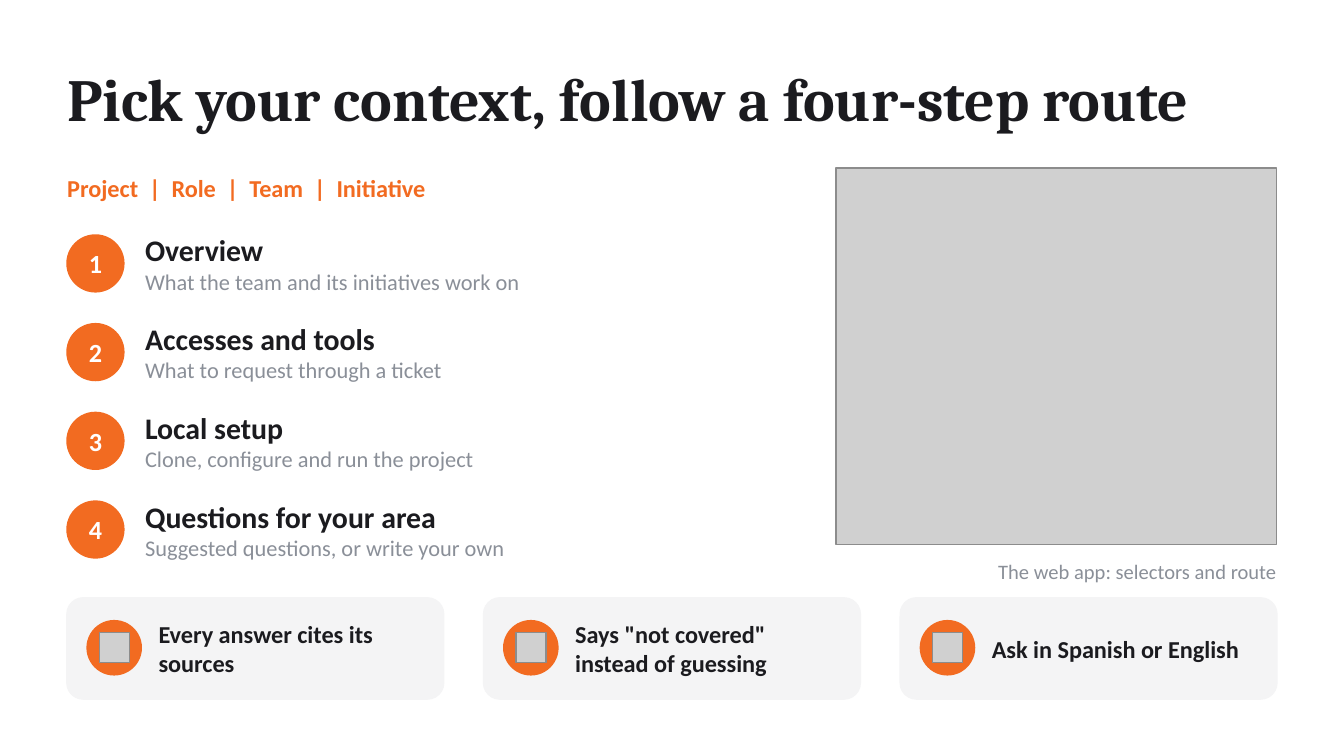
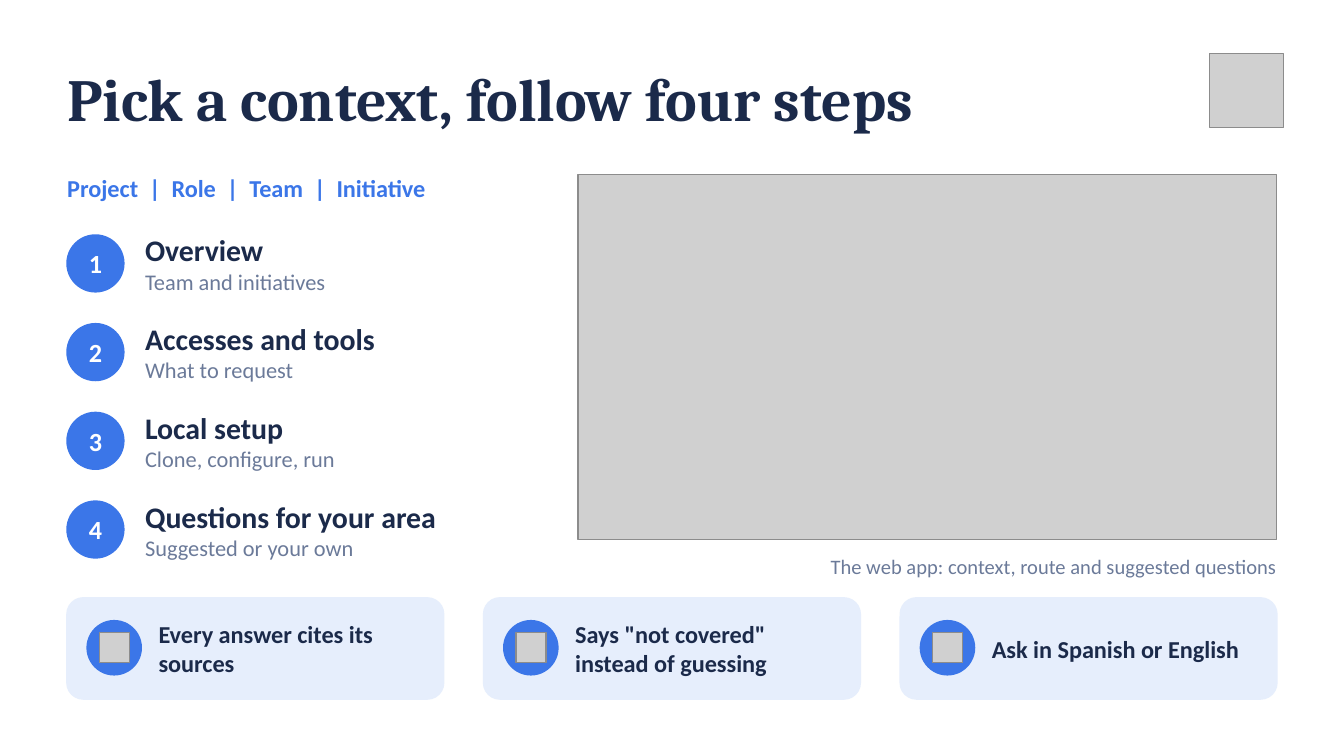
Before and after one commit to AlexCastandcrew/OnboardingAgent, a slide deck: slide 3 of docs/Moltres-Agent-intro.pptx. Drawn at 1344x756 pixels with LibreOffice and Linux fonts; fonts in the diff are those of the drawing; grey boxes stand for pictures. Boxes give left, top, right and bottom in pixels: in the first picture for what was removed or moved away, otherwise in the second. Text is boxed around its words. In the diff, an @@ line names an element or a change of style, - is before the commit and + after.

Commit message:
Add personal progress and admin onboarding views
- API: store each user's route progress on the server and expose
  GET /api/me, GET and PUT /api/me/progress, and GET /api/admin/overview
  for admins. Level (1-4), day and pace (ahead / on pace / behind against
  Progress:TargetDays) are computed on the server. Only the number of
  questions is counted; question texts are never stored or returned.
- Admin role: role claim "admin" or a user listed in Progress:AdminUsers
  (the local dev token, Development only). Progress:SeedSampleData adds
  eight made-up people, flagged as sample, so the admin view has demo data.
- Web: the home progress card shows level, day, questions asked and pace.
  New "My path / Admin" switch and an admin table with team and role
  filters and averages. ES and EN texts, mock API fixtures and styles.
- Tests: 8 API tests, 9 core tests and 4 web tests for the new code.
- Docs: README and web/README describe the feature and its limits.

Verified: dotnet test (94 passed), web build and unit tests (52 passed),
manual walkthrough against the real API. Not verified: small screens
and a non-admin token in the browser.

```diff
--- a/docs/Moltres-Agent-intro.pptx
+++ b/docs/Moltres-Agent-intro.pptx
@@ picture added at [1210,54,1284,128] @@
@@ title at [67,78,913,134]: text changed; text colour #1B1B1F to #1B2A4A @@
-Pick your context, follow a four-step route
+Pick a context, follow four steps
@@ text "Project | Role | Team ..." at [67,180,426,201]: text colour #F26B21 to #3B76E8 @@
@@ picture: place and size @@
-picture at [836,168,1277,544]
+picture at [578,175,1277,540]
@@ text at [145,240,263,262]: text colour #1B1B1F to #1B2A4A in "Overview" @@
@@ text at [145,274,325,290]: text changed; text colour #8A8F98 to #6B7A99 @@
-What the team and its initiatives work on
+Team and initiatives
@@ text at [145,329,375,351]: text colour #1B1B1F to #1B2A4A in "Accesses and tools" @@
@@ text at [145,362,293,382]: text changed; text colour #8A8F98 to #6B7A99 @@
-What to request through a ticket
+What to request
@@ text at [145,418,283,444]: text colour #1B1B1F to #1B2A4A in "Local setup" @@
@@ text at [145,451,334,471]: text changed; text colour #8A8F98 to #6B7A99 @@
-Clone, configure and run the project
+Clone, configure, run
@@ text at [145,507,436,533]: text colour #1B1B1F to #1B2A4A in "Questions for your area" @@
@@ text at [145,540,353,560]: text changed; text colour #8A8F98 to #6B7A99 @@
-Suggested questions, or write your own
+Suggested or your own
@@ text at [831,560,1276,578]: text changed; text colour #8A8F98 to #6B7A99 @@
-The web app: selectors and route
+The web app: context, route and suggested questions
@@ fill #F4F4F5 to #E6EEFC; outline #F4F4F5 1 pt to #E6EEFC 1 pt in 3 elements at [67,598,444,699], [484,598,860,699], [900,598,1277,699] @@
@@ text colour #1B1B1F to #1B2A4A in 3 elements at [159,626,373,672], [575,626,766,676], [992,641,1239,662] @@
@@ fill #F26B21 to #3B76E8; outline #F26B21 1 pt to #3B76E8 1 pt in 7 elements at [67,235,124,292], [67,324,124,380], [67,413,124,469], [67,501,124,558], [87,621,141,675], [504,621,558,675], [921,621,974,675] @@
```
Also in this commit, not shown: 3 other slides changed, 1 slide added, 34 other files.
